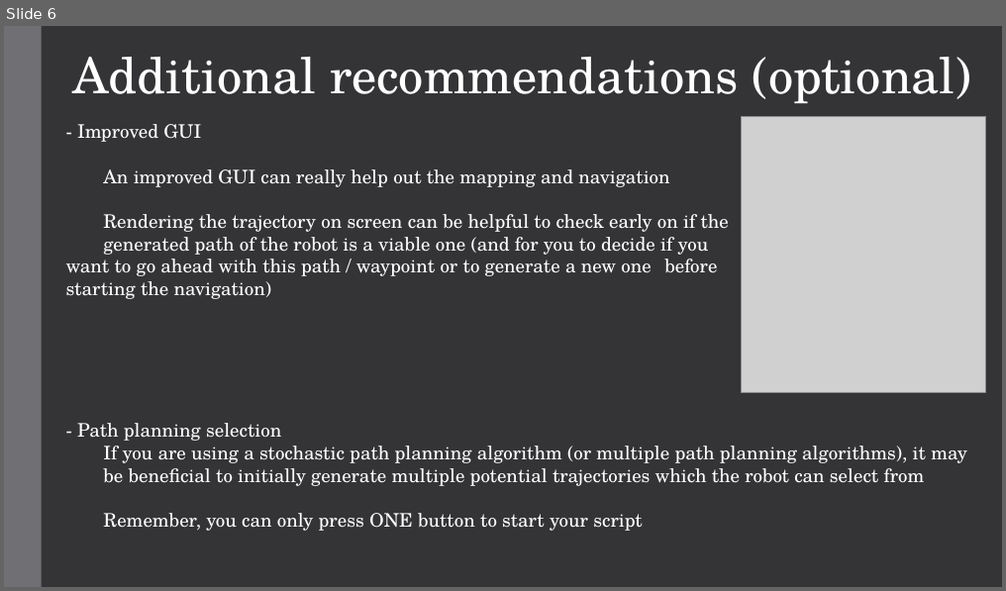
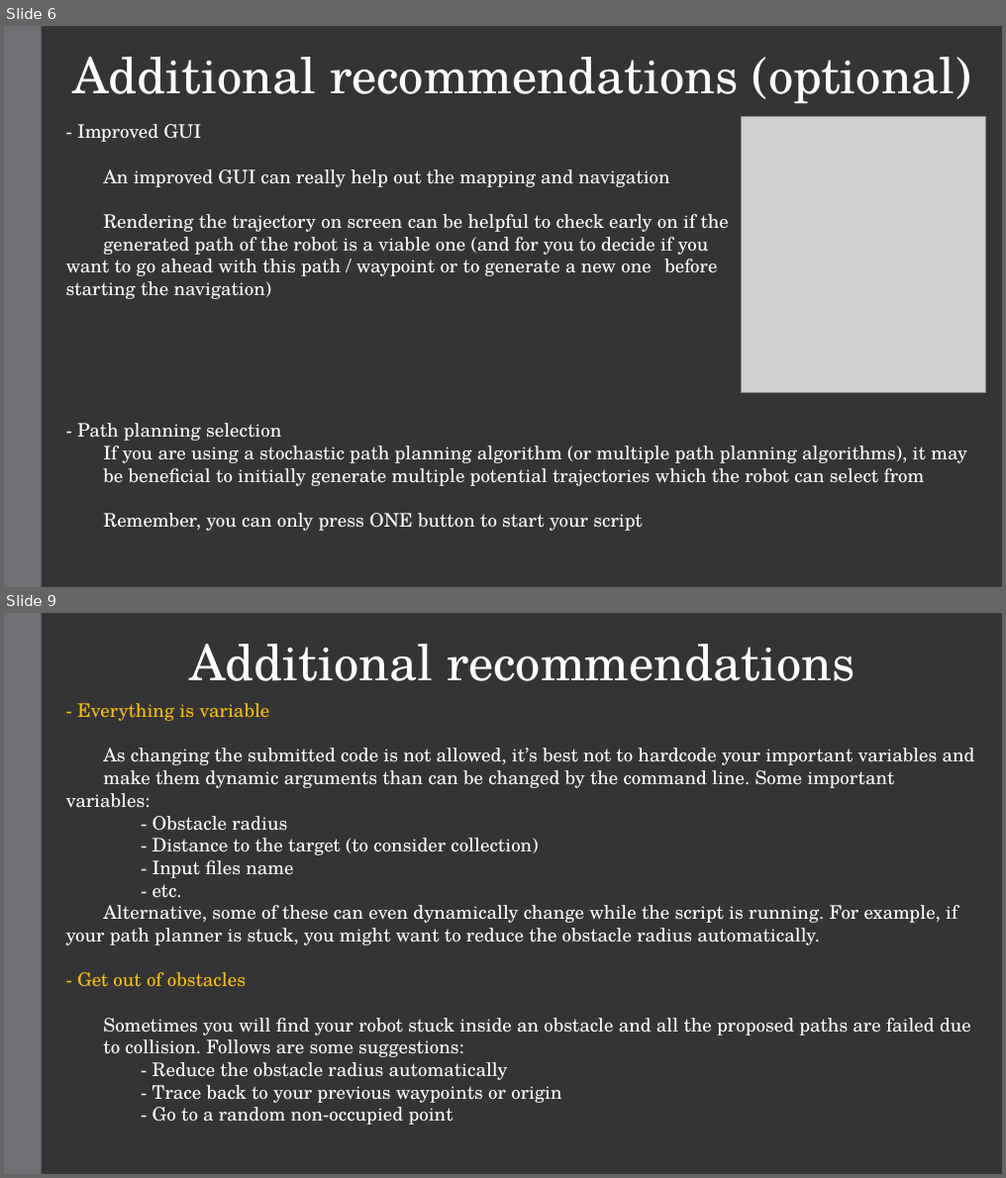
Before and after one commit to ece4078dev/ECE4078_Lab_2025, a slide deck: Week09-10/C2_slides/Lab5_2.pptx. Shown one above the other, each under a label of ours: slide 6 before the commit, slides 6 and 9 after it; the slides between them are not shown. The pictures are 1006x591 and 1006x1178 pixels, drawn with LibreOffice and Linux fonts; fonts in the diff are those of the drawing; grey boxes stand for pictures. Boxes give left, top, right and bottom in pixels: in the first picture for what was removed or moved away, otherwise in the second. Text is boxed around its words. In the diff, an @@ line names an element or a change of style, - is before the commit and + after.

```diff
--- a/Week09-10/C2_slides/Lab5_2.pptx
+++ b/Week09-10/C2_slides/Lab5_2.pptx
@@ slide 9 added at [4,613,1002,1174], background #353537; not listed: 1 template element that a slide beside it also shows @@
@@ text added at [190,644,854,681], 48 pt, text #FFFFFF @@
+Additional recommendations
@@ text added at [66,703,975,1125], 18 pt, text #FFFFFF @@
+- Everything is variable
+As changing the submitted code is not allowed, it’s best not to hardcode your important variables and make them dynamic arguments than can be changed by the command line. Some important variables:
+- Obstacle radius
+- Distance to the target (to consider collection)
+- Input files name
+- etc.
+Alternative, some of these can even dynamically change while the script is running. For example, if your path planner is stuck, you might want to reduce the obstacle radius automatically.
+- Get out of obstacles
+  Sometimes you will find your robot stuck inside an obstacle and all the proposed paths are failed due to collision. Follows are some suggestions:
+  - Reduce the obstacle radius automatically
+  - Trace back to your previous waypoints or origin
+  - Go to a random non-occupied point
```
Also in this commit, not shown: 3 slides changed, 3 other slides added, 1 slide removed.
